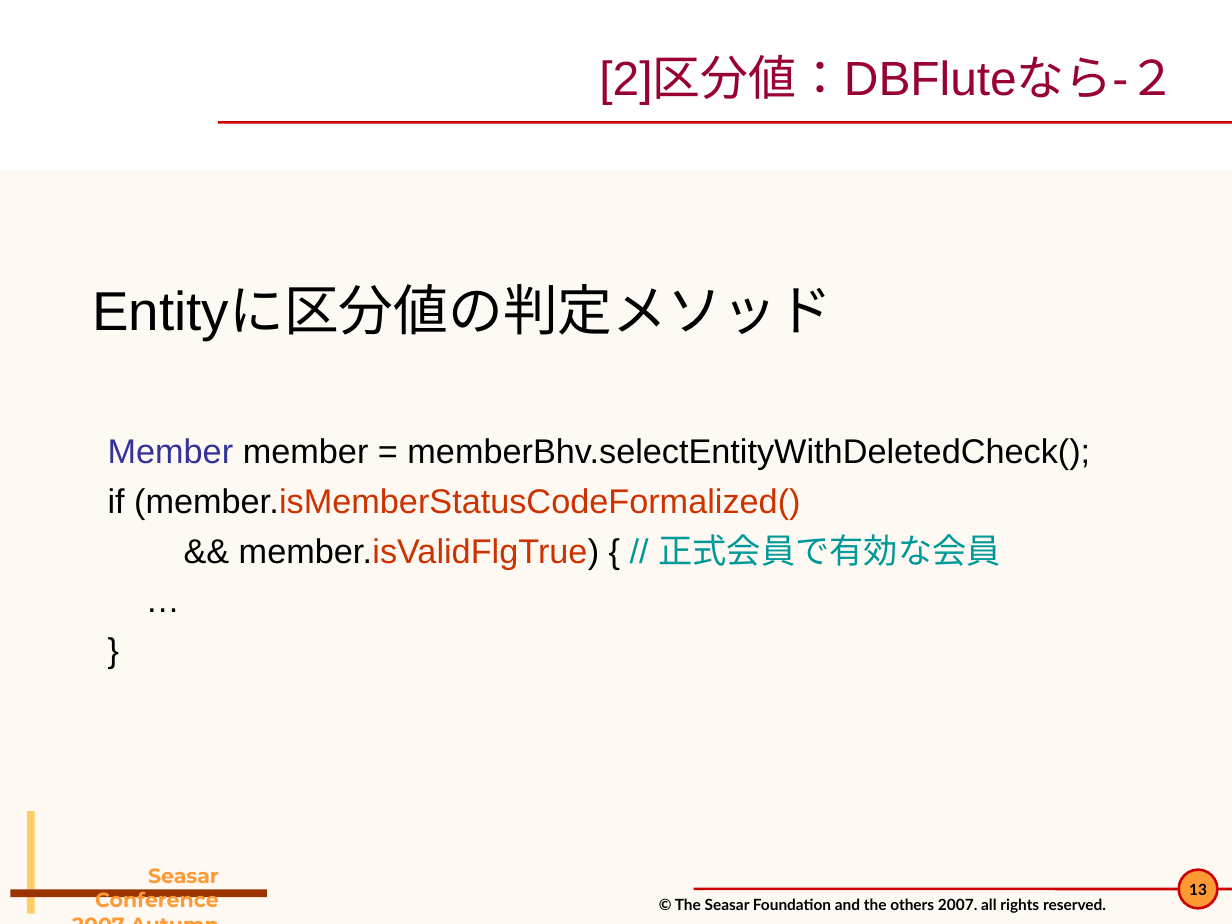
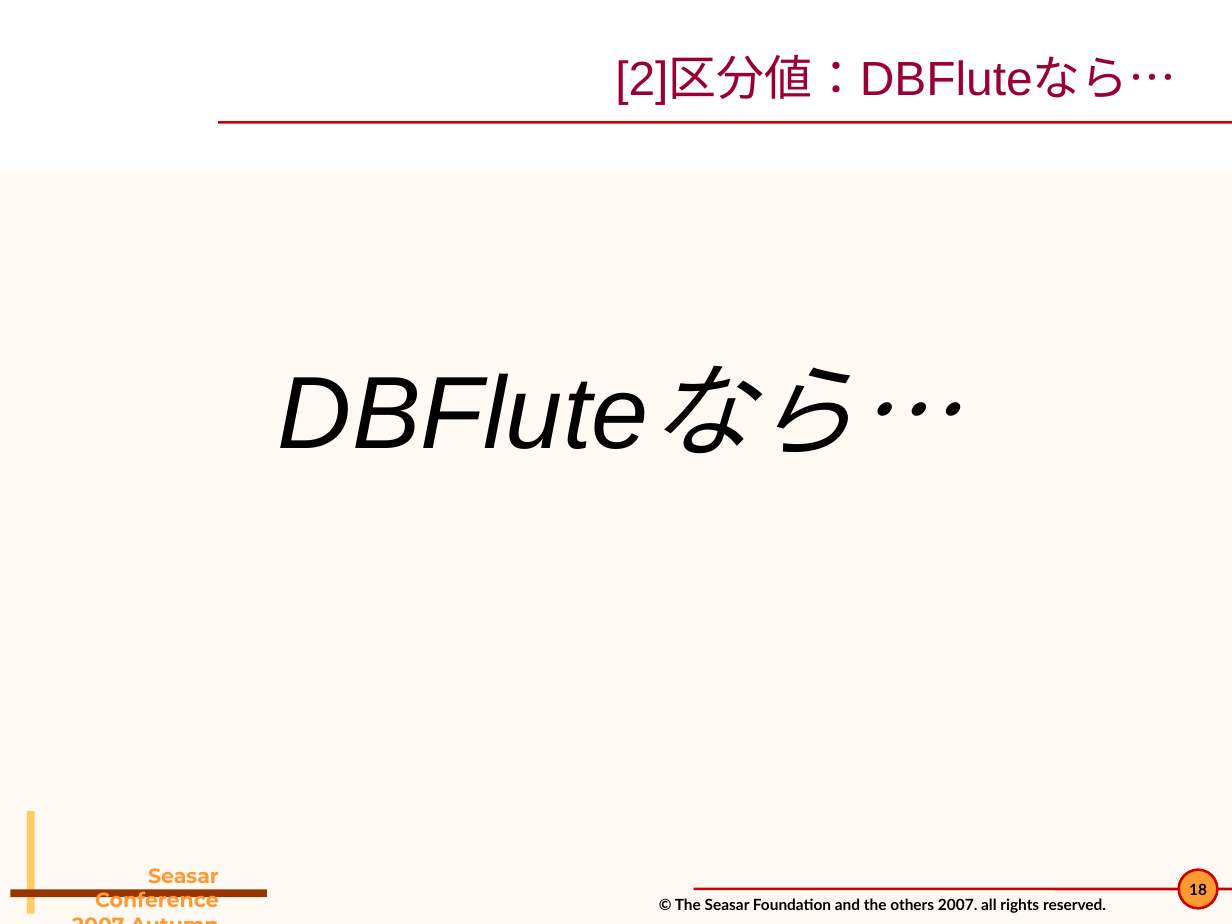
Before and after one commit to seasarorg/dbflute, a slide deck: slide 18 of dbflute/etc/doc/pres/sc2007a_2-DBFlute.ppt (slide 13 before the commit). Drawn at 1232x924 pixels with LibreOffice and Linux fonts; fonts in the diff are those of the drawing; background and template pictures are left out. Boxes give left, top, right and bottom in pixels: in the first picture for what was removed or moved away, otherwise in the second. Text is boxed around its words. In the diff, an @@ line names an element or a change of style, - is before the commit and + after.

```diff
--- a/dbflute/etc/doc/pres/sc2007a_2-DBFlute.ppt
+++ b/dbflute/etc/doc/pres/sc2007a_2-DBFlute.ppt
@@ title at [615,57,1176,104]: text changed @@
-[2]区分値：DBFluteなら-２
+[2]区分値：DBFluteなら…
@@ text at [92,287,1090,569]: text changed; size 20 to 60 pt; italic on @@
-Entityに区分値の判定メソッド
-  Member member = memberBhv.selectEntityWithDeletedCheck();
-  if (member.isMemberStatusCodeFormalized()
-  && member.isValidFlgTrue) { // 正式会員で有効な会員
-  …
-  }
+DBFluteなら…
@@ page number at [1189,883,1207,895]: text changed @@
-13
+18
```
Also in this commit, not shown: 28 other slides changed, 15 slides added, 1 slide removed, 15 other files.
